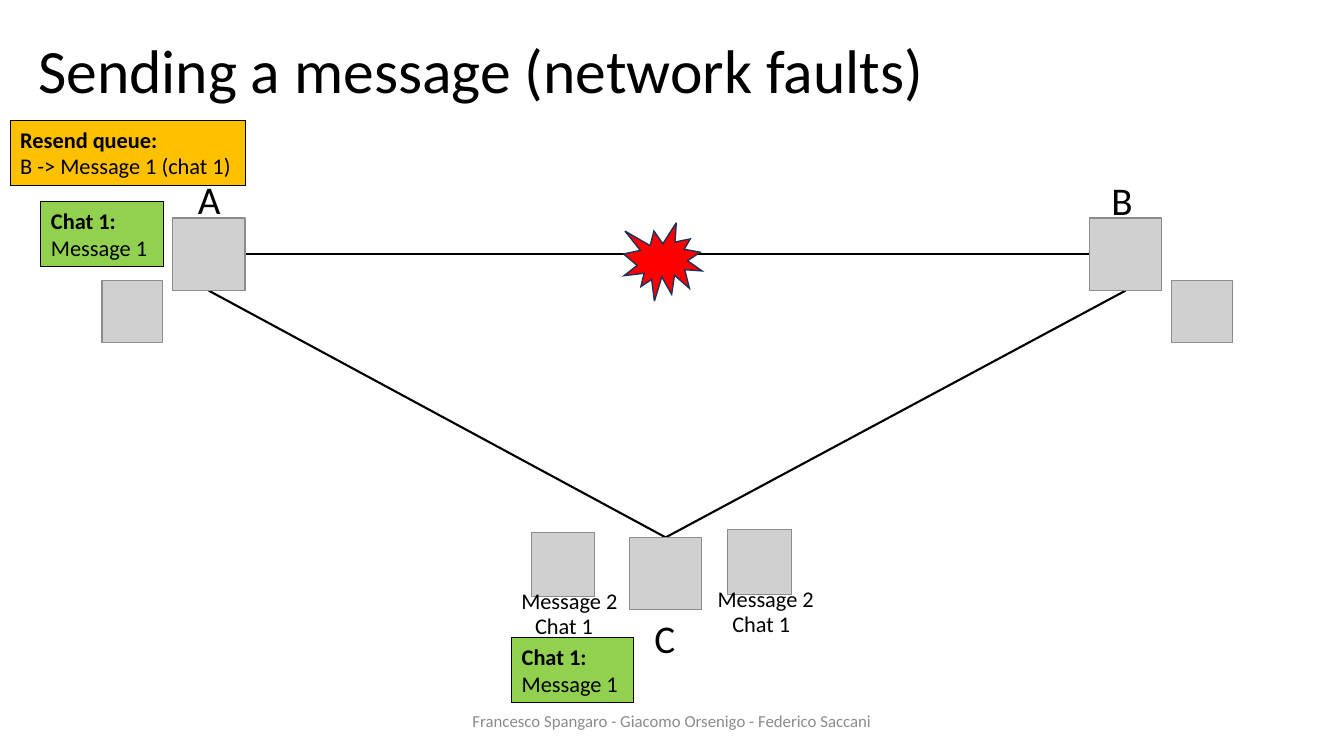
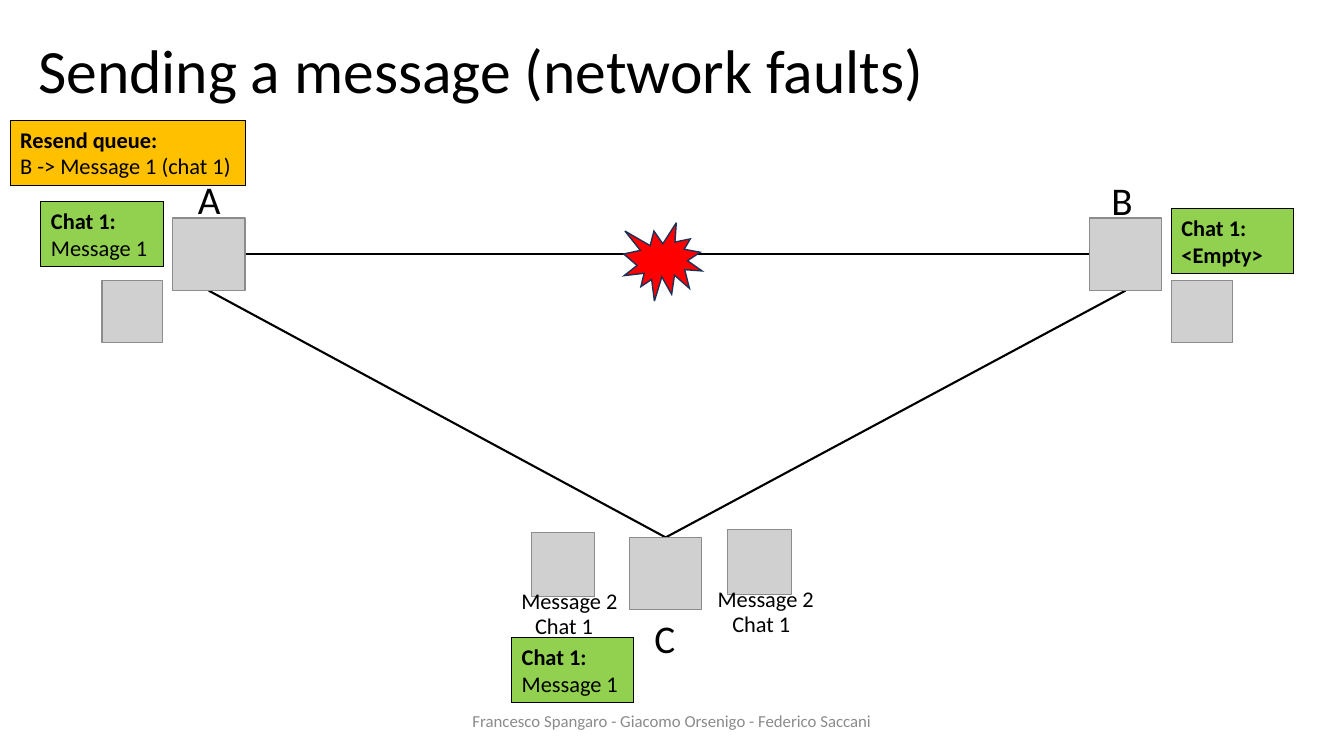
Before and after one commit to francescospangaro/HACOGroupChat, a slide deck: slide 10 of docs/presentazione ds.pptx (slide 9 before the commit). Drawn at 1344x756 pixels with LibreOffice and Linux fonts; fonts in the diff are those of the drawing; grey boxes stand for pictures; background and template pictures are left out. Boxes give left, top, right and bottom in pixels: in the first picture for what was removed or moved away, otherwise in the second. Text is boxed around its words. In the diff, an @@ line names an element or a change of style, - is before the commit and + after.

```diff
--- a/docs/presentazione ds.pptx
+++ b/docs/presentazione ds.pptx
@@ rectangle added at [1172, 209, 1294, 273], fill #92D050, outline #000000 0.75 pt, 16 pt, text #000000, bold @@
+Chat 1:
+<Empty>
```
Also in this commit, not shown: 4 other slides changed, 5 slides added.
